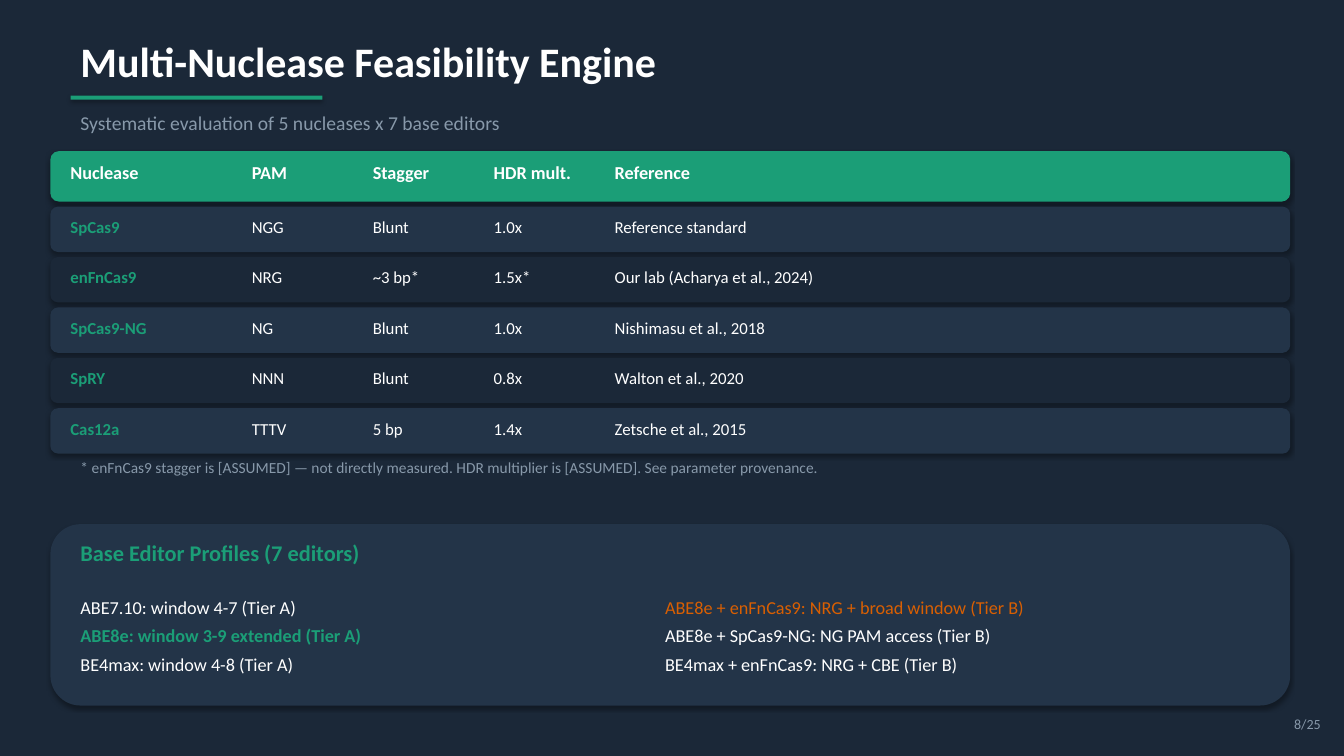
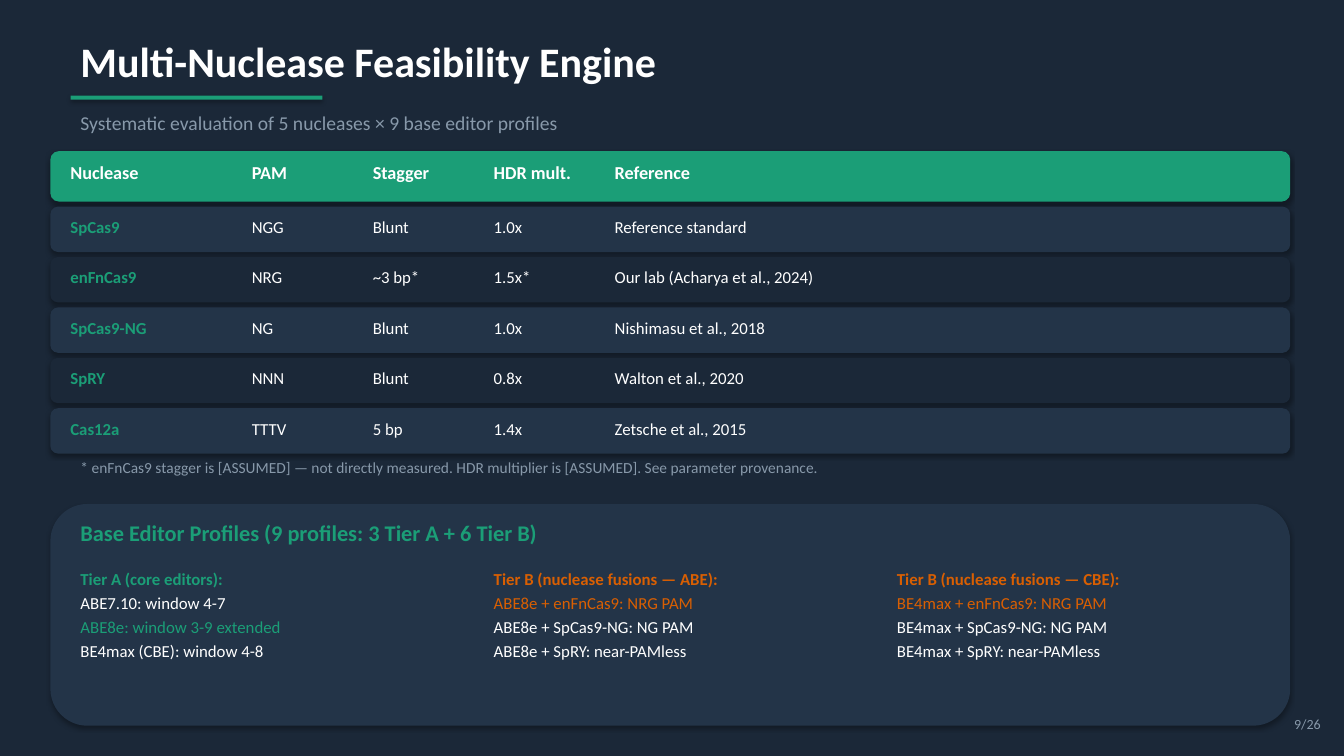
Before and after one commit to visvikbharti/CRISPRArchitect, a slide deck: slide 9 of paper/CRISPRArchitect_v3_LabMeeting.pptx (slide 8 before the commit). Drawn at 1344x756 pixels with LibreOffice and Linux fonts; fonts in the diff are those of the drawing. Boxes give left, top, right and bottom in pixels: in the first picture for what was removed or moved away, otherwise in the second. Text is boxed around its words. In the diff, an @@ line names an element or a change of style, - is before the commit and + after.

```diff
--- a/paper/CRISPRArchitect_v3_LabMeeting.pptx
+++ b/paper/CRISPRArchitect_v3_LabMeeting.pptx
@@ text at (80,116,557,133): text changed @@
-Systematic evaluation of 5 nucleases x 7 base editors
+Systematic evaluation of 5 nucleases × 9 base editor profiles
@@ rounded rectangle: place and size @@
-rounded rectangle at (50,524,1291,706)
+rounded rectangle at (50,504,1291,726)
@@ text at (80,525,536,545): text changed @@
-Base Editor Profiles (7 editors)
+Base Editor Profiles (9 profiles: 3 Tier A + 6 Tier B)
@@ text at (80,573,281,659): text changed; size 13 to 12 pt; text colour #FFFFFF to #1B9E77 @@
-ABE7.10: window 4-7 (Tier A)
-ABE8e: window 3-9 extended (Tier A)
-BE4max: window 4-8 (Tier A)
+Tier A (core editors):
+ABE7.10: window 4-7
+ABE8e: window 3-9 extended
+BE4max (CBE): window 4-8
@@ text at (494,572,718,660): text changed; size 13 to 12 pt; text colour #FFFFFF to #D95F02 @@
-ABE8e + enFnCas9: NRG + broad window (Tier B)
-ABE8e + SpCas9-NG: NG PAM access (Tier B)
-BE4max + enFnCas9: NRG + CBE (Tier B)
+Tier B (nuclease fusions — ABE):
+ABE8e + enFnCas9: NRG PAM
+ABE8e + SpCas9-NG: NG PAM
+ABE8e + SpRY: near-PAMless
@@ text added at (897,572,1119,660), 12 pt, text #D95F02 @@
+Tier B (nuclease fusions — CBE):
+BE4max + enFnCas9: NRG PAM
+BE4max + SpCas9-NG: NG PAM
+BE4max + SpRY: near-PAMless
@@ text at (1294,719,1321,730): text changed @@
-8/25
+9/26
```
Also in this commit, not shown: 24 other slides changed, 1 slide added, 11 other files.
